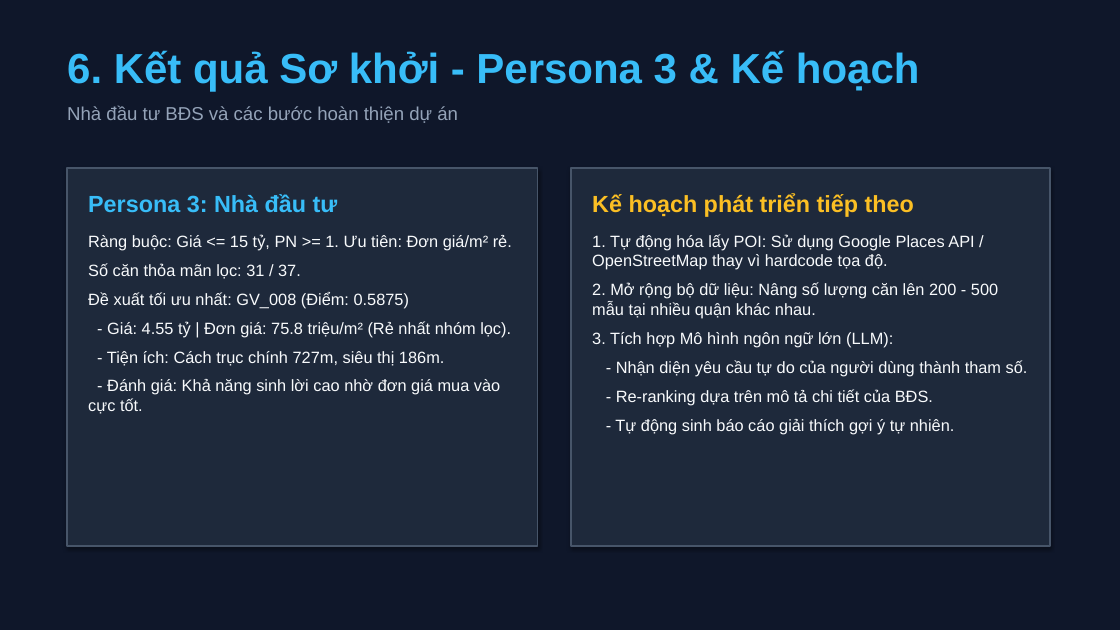
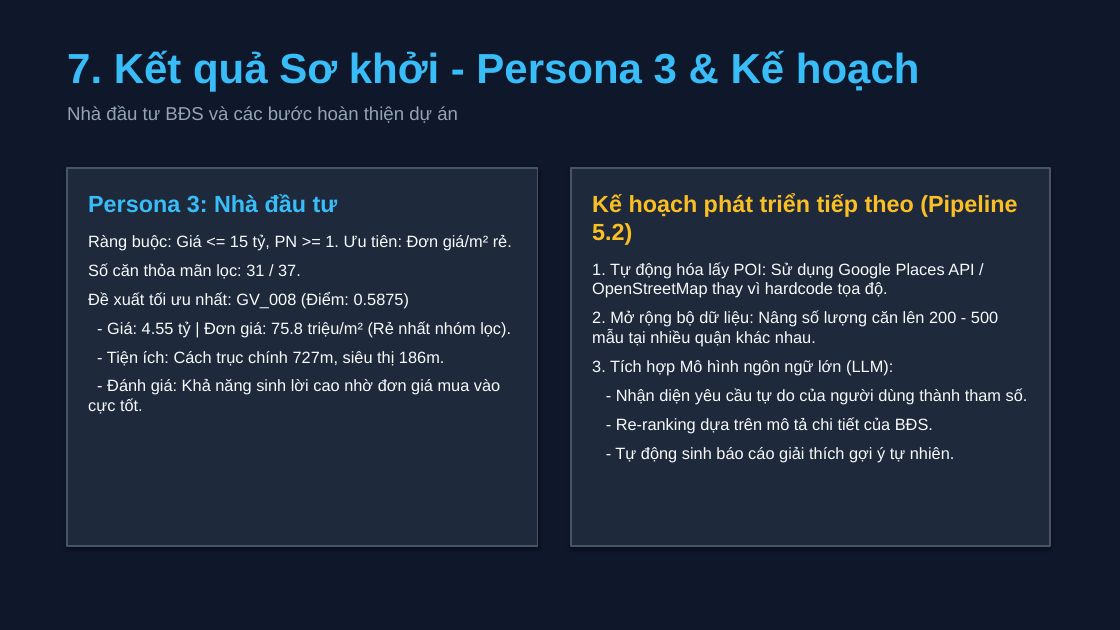
Before and after one commit to minhtien0498/IT2041_G8_DecisionMaking, a slide deck: slide 8 of outputs/midterm_presentation.pptx (slide 7 before the commit). Drawn at 1120x630 pixels with LibreOffice and Linux fonts; fonts in the diff are those of the drawing. Boxes give left, top, right and bottom in pixels: in the first picture for what was removed or moved away, otherwise in the second. Text is boxed around its words. In the diff, an @@ line names an element or a change of style, - is before the commit and + after.

```diff
--- a/outputs/midterm_presentation.pptx
+++ b/outputs/midterm_presentation.pptx
@@ text at [67,50,920,92]: text changed @@
-6. Kết quả Sơ khởi - Persona 3 & Kế hoạch
+7. Kết quả Sơ khởi - Persona 3 & Kế hoạch
@@ text at [592,193,1017,245]: text changed @@
-Kế hoạch phát triển tiếp theo
+Kế hoạch phát triển tiếp theo (Pipeline 5.2)
```
Also in this commit, not shown: 3 other slides changed, 1 slide added, 1 other file.
